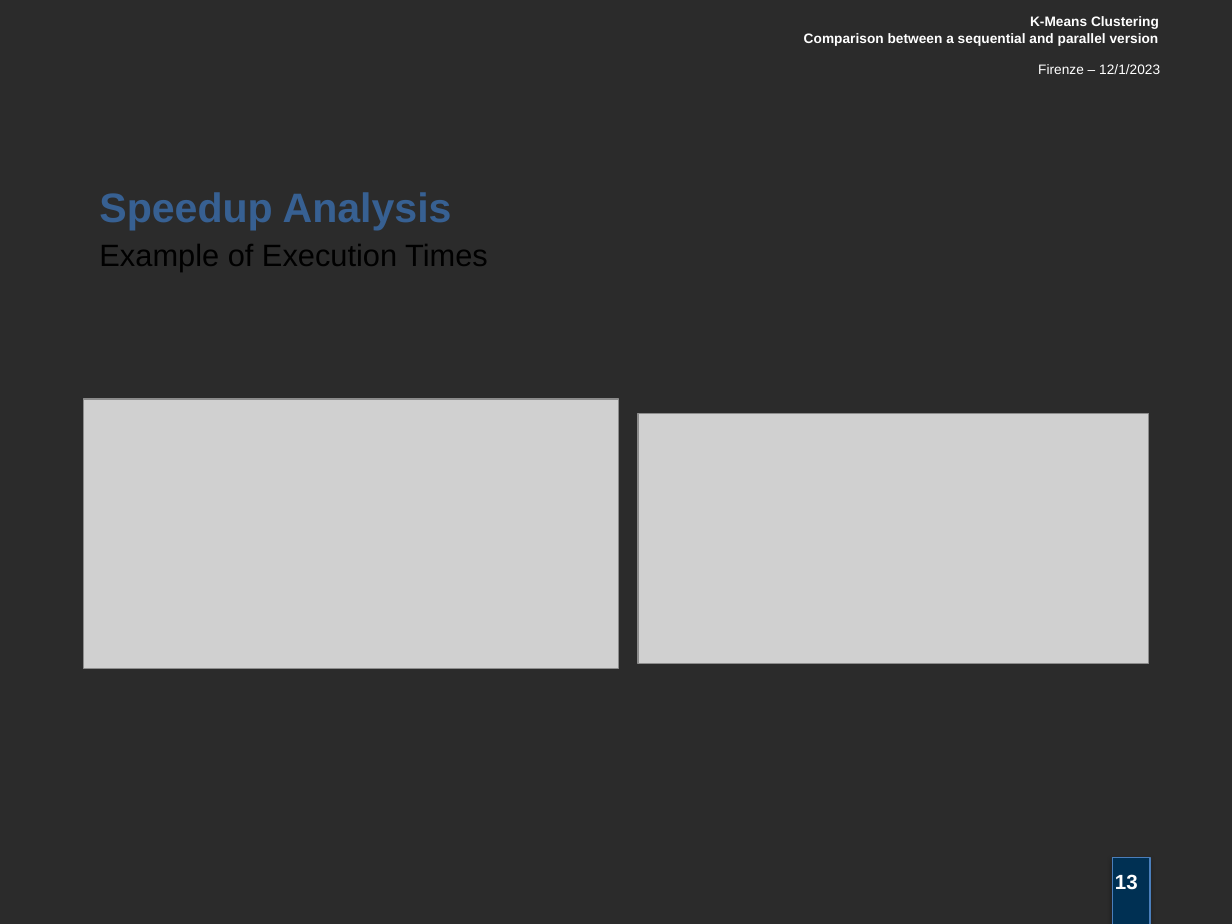
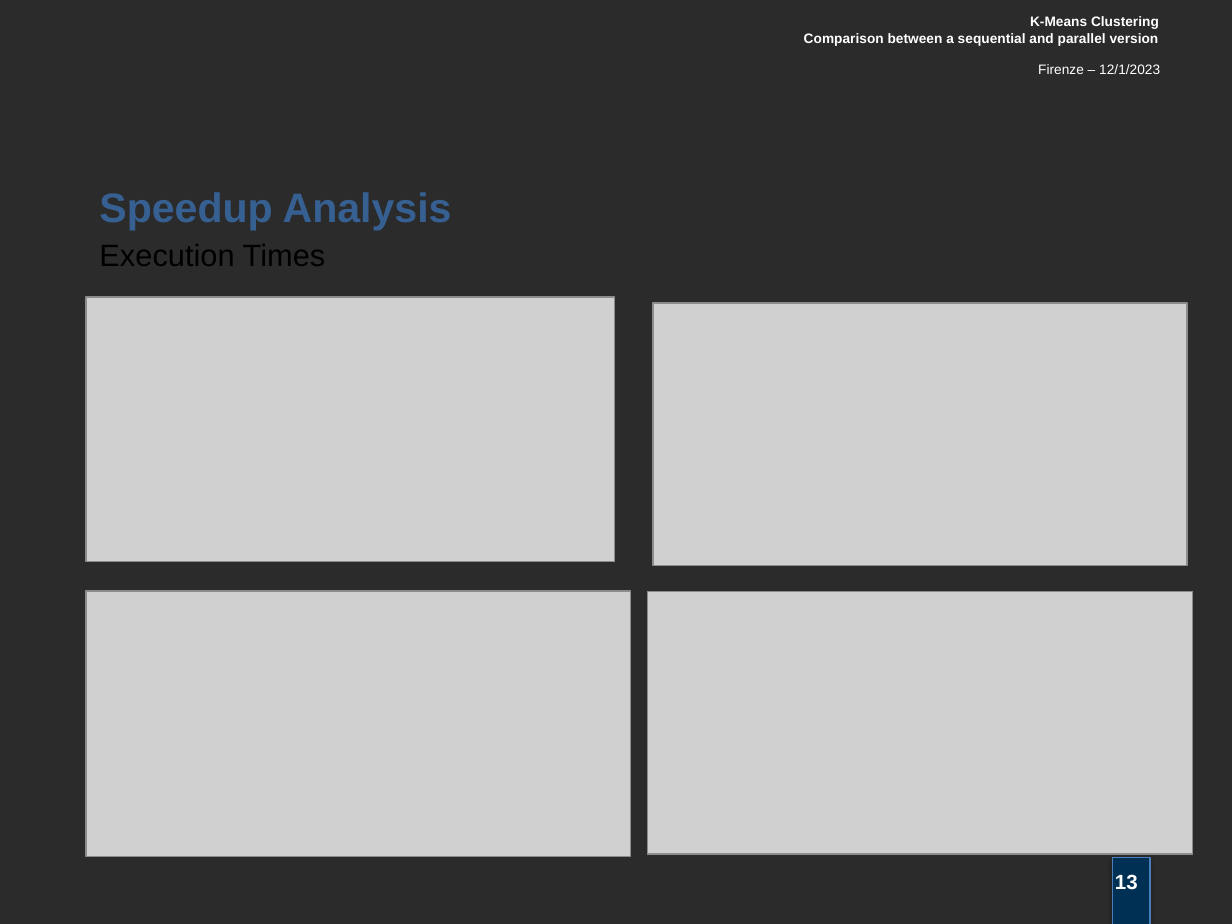
Before and after one commit to BeatricePaoli/KMeansClustering, a slide deck: slide 13 of presentation/KMeansClustering.pptx. Drawn at 1232x924 pixels with LibreOffice and Linux fonts; fonts in the diff are those of the drawing; grey boxes stand for pictures; background and template pictures are left out; a plain dark background stands for a picture behind light text. Boxes give left, top, right and bottom in pixels: in the first picture for what was removed or moved away, otherwise in the second. Text is boxed around its words. In the diff, an @@ line names an element or a change of style, - is before the commit and + after.

```diff
--- a/presentation/KMeansClustering.pptx
+++ b/presentation/KMeansClustering.pptx
@@ text at (x1=99, y1=244, x2=326, y2=266): text changed @@
-Example of Execution Times
+Execution Times
@@ picture added at (x1=86, y1=297, x2=615, y2=562) @@
@@ picture added at (x1=653, y1=303, x2=1186, y2=565) @@
@@ picture removed at (x1=84, y1=399, x2=618, y2=669) @@
@@ picture removed at (x1=638, y1=414, x2=1148, y2=663) @@
@@ picture added at (x1=86, y1=591, x2=631, y2=856) @@
@@ picture added at (x1=648, y1=591, x2=1193, y2=854) @@
```
Also in this commit, not shown: 6 other files.
